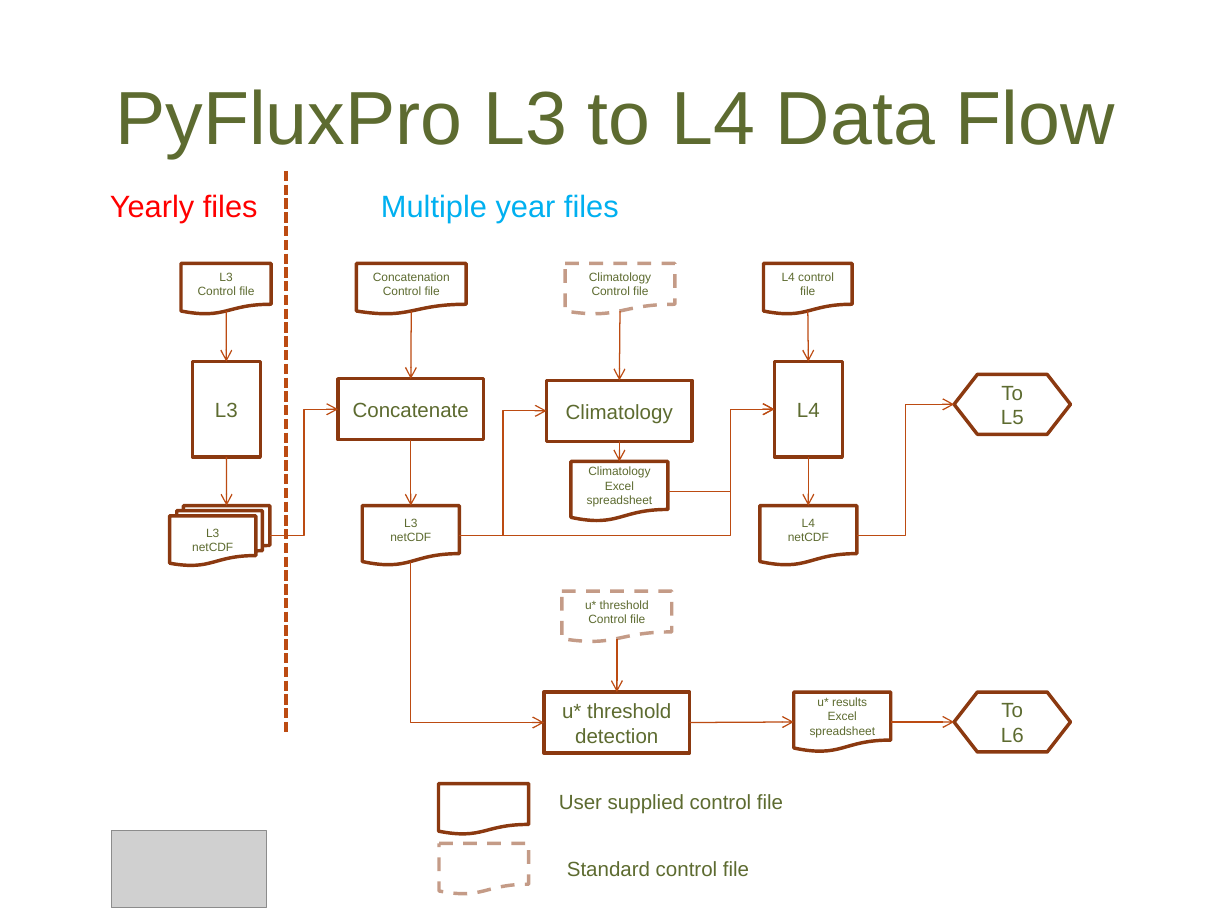
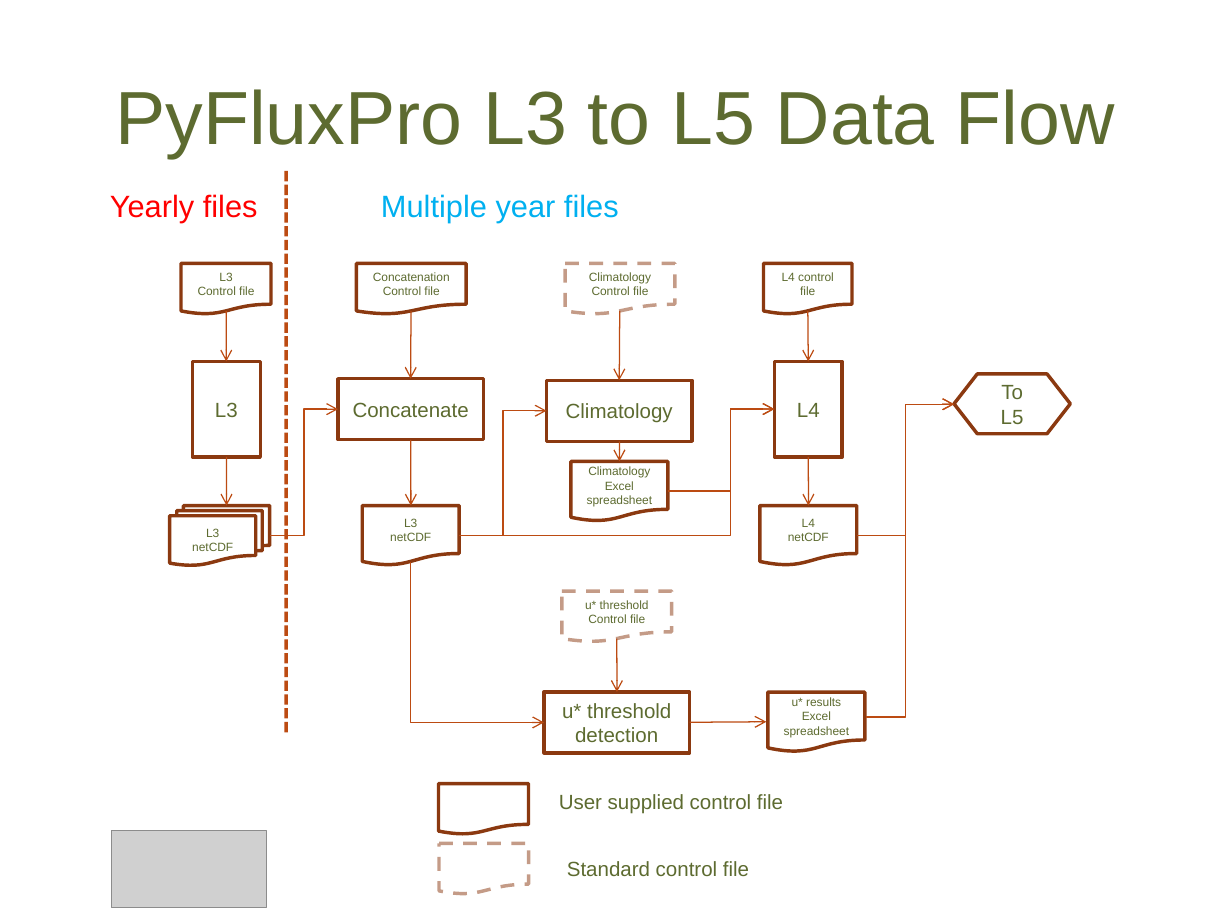
Before and after one commit to OzFlux/PyFluxPro, a slide deck: slide 19 of docs/An_Introduction_to_PyFluxPro.pptx. Drawn at 1232x924 pixels with LibreOffice and Linux fonts; fonts in the diff are those of the drawing; grey boxes stand for pictures; background and template pictures are left out. Boxes give left, top, right and bottom in pixels: in the first picture for what was removed or moved away, otherwise in the second. Text is boxed around its words. In the diff, an @@ line names an element or a change of style, - is before the commit and + after.

```diff
--- a/docs/An_Introduction_to_PyFluxPro.pptx
+++ b/docs/An_Introduction_to_PyFluxPro.pptx
@@ text at (115, 89, 1115, 158): text changed @@
-PyFluxPro L3 to L4 Data Flow
+PyFluxPro L3 to L5 Data Flow
@@ arrow removed from (411, 310) to (410, 378) @@
@@ freeform shape added at (410, 310, 410, 378), outline #BC4B12 0.75 pt @@
@@ arrow removed from (620, 310) to (620, 381) @@
@@ freeform shape added at (620, 310, 620, 379), outline #BC4B12 0.75 pt @@
@@ elbow arrow (460, 535) - (774, 409): stroke #BD4B12 0.75 pt to #BC4B12 0.75 pt; route changed @@
@@ elbow arrow (668, 492) - (775, 409): stroke #BD4B12 0.75 pt to #BC4B12 0.75 pt @@
@@ elbow arrow added from (866, 717) to (954, 404), #BC4B12 0.75 pt @@
@@ arrow removed from (617, 638) to (617, 692) @@
@@ freeform shape added at (617, 638, 617, 691), outline #BC4B12 0.75 pt @@
@@ flow chart document "u* results Excel spreadsheet": place and size @@
-flow chart document "u* results Excel spreadsheet" at (793, 692, 891, 753)
+flow chart document "u* results Excel spreadsheet" at (768, 692, 865, 753)
@@ flow chart preparation removed at (954, 692, 1069, 753) @@
-To L6
@@ arrow removed from (690, 722) to (793, 722) @@
@@ freeform shape added at (690, 722, 766, 722), outline #BC4B12 0.75 pt @@
@@ arrow removed from (891, 722) to (954, 722) @@
```
Also in this commit, not shown: 23 other slides changed.
